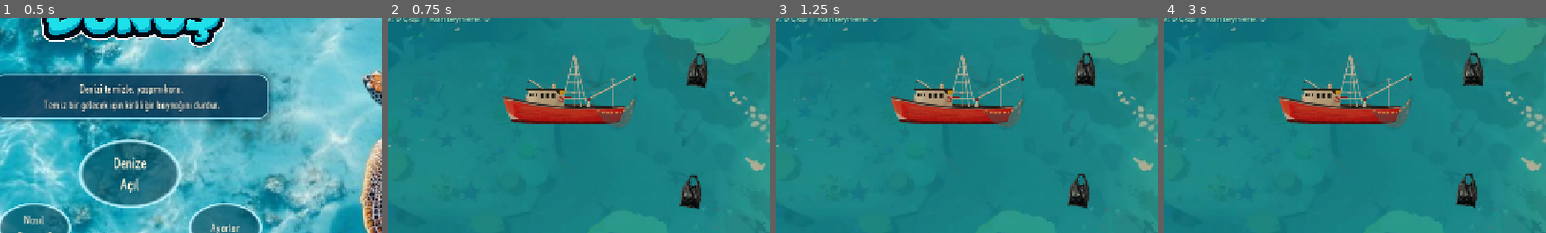
Above: before the commit, frames 1-4 (left to right).
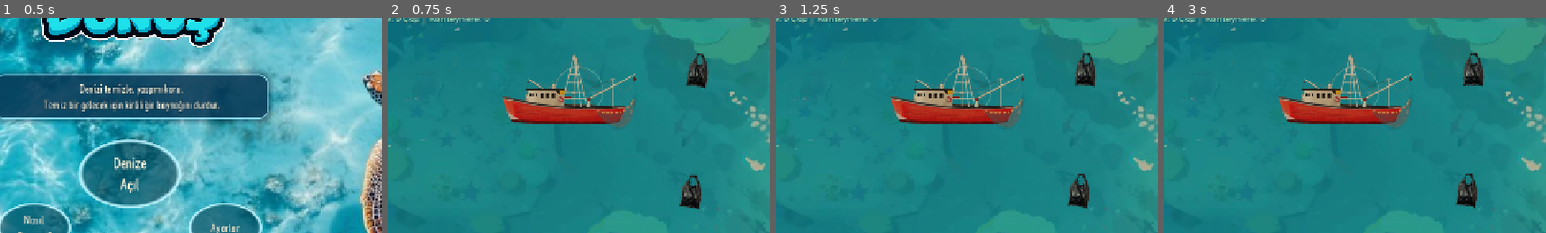
Above: after the commit, the same moments.

Repository: tubaiskol/Mavi-Donus-Hackathon-Team22
Game: Godot game, scene res://scenes/main_menu.tscn
Same seed, same stepped clock (60 frames per second), same inputs: the game is played once before the commit and once after it. The engine's default icon, where the game draws it, is replaced by a stand-in: a white triangle on a blue panel in a dark square.
Inputs:
- Up to frame 1 (0.5 s): no input
- Up to frame 2 (0.75 s): click "Denize Açıl" at 0.5 s
- Up to frame 3 (1.25 s): no input
- Up to frame 4 (3 s): click "⏸️ Duraklat (ESC)" at 1.25 s; click "📋 Görevler (G)" at 2 s; click "▶️ Devam Et" at 2.75 s
The pictures show only the part of the screen within x 6-56%, y 25-75%; the shares and areas given below are measured in that part.

Frame 1 is identical in both runs. In frame 2, 0.1% of the frame differs, in the area x 44-57%, y 22-41%; in frame 3, 0.1%; in frame 4, 0.1%.

Commit message:
çöp toplama alanı dairesel hale getirilip görsel halkayla eşitlendi

Diff:
--- a/scripts/boat.gd
+++ b/scripts/boat.gd
@@ -8,8 +8,7 @@
 const RED_BOAT_TEX := preload("res://assets/red_boat.png")
 const BLUE_BOAT_TEX := preload("res://assets/blue_boat.png")
 
-var sprite_outline := PackedVector2Array()
-var pickup_polygon := ConvexPolygonShape2D.new()
+var pickup_circle := CircleShape2D.new()
 
 @onready var sprite: Sprite2D = $Sprite2D
 @onready var pickup_area: Area2D = $PickupArea
@@ -17,11 +16,12 @@
 
 
 func _ready() -> void:
-	pickup_shape.shape = pickup_polygon
+	pickup_shape.shape = pickup_circle
 	pickup_shape.transform = Transform2D.IDENTITY
 
 	GameState.boat_changed.connect(_on_boat_changed)
 	_apply_boat_texture(GameState.selected_boat)
+	_update_pickup_shape()
 
 
 func _on_boat_changed(boat_id: String) -> void:
@@ -51,7 +51,6 @@
 			sprite.scale = Vector2.ONE
 			sprite.self_modulate = Color.WHITE
 
-	sprite_outline = _get_sprite_outline()
 	_update_pickup_shape()
 	queue_redraw()
 
@@ -120,11 +119,9 @@
 
 
 func _draw() -> void:
-	# Geniş Ağ veya yeni gemi alındığında su yüzeyinde hafif toplama halkası göster.
-	var extra_radius := maxf(GameState.pickup_radius - BASE_PICKUP_RADIUS, 0.0)
-	if extra_radius > 0.0:
-		var ring_color := Color(0.65, 0.95, 1.0, 0.28) if not GameState.has_solar else Color(0.55, 1.0, 0.78, 0.34)
-		draw_arc(Vector2.ZERO, 95.0 + extra_radius, 0.0, TAU, 48, ring_color, 2.2)
+	# Su yüzeyindeki toplama / ağ alanını net olarak göster
+	var ring_color := Color(0.65, 0.95, 1.0, 0.35) if not GameState.has_solar else Color(0.55, 1.0, 0.78, 0.40)
+	draw_arc(Vector2.ZERO, GameState.pickup_radius, 0.0, TAU, 48, ring_color, 2.5)
 
 	# Teknenin üzerinde taşınan ve konteynere götürülebilecek çöp sayısını göster
 	if GameState.carried_trash > 0:
@@ -143,85 +140,6 @@
 			)
 
 
-func _get_sprite_outline() -> PackedVector2Array:
-	var rect := sprite.get_rect()
-	var fallback := PackedVector2Array([
-		rect.position,
-		Vector2(rect.end.x, rect.position.y),
-		rect.end,
-		Vector2(rect.position.x, rect.end.y)
-	])
-
-	if sprite.texture == null:
-		return fallback
-
-	var image := sprite.texture.get_image()
-	if image == null:
-		return fallback
-
-	if image.is_compressed():
-		if image.decompress() != OK:
-			return fallback
-
-	# PNG'nin şeffaf boşluklarını toplama alanına katma.
-	var bitmap := BitMap.new()
-	bitmap.create_from_image_alpha(image, 0.1)
-
-	var polygons := bitmap.opaque_to_polygons(
-		Rect2i(Vector2i.ZERO, image.get_size()),
-		2.0
-	)
-
-	var points := PackedVector2Array()
-	var image_size := Vector2(image.get_size())
-
-	for polygon in polygons:
-		for pixel in polygon:
-			var uv := pixel / image_size
-
-			if sprite.flip_h:
-				uv.x = 1.0 - uv.x
-			if sprite.flip_v:
-				uv.y = 1.0 - uv.y
-
-			points.append(rect.position + uv * rect.size)
-
-	if points.size() < 3:
-		return fallback
-
-	return Geometry2D.convex_hull(points)
-
-
 func _update_pickup_shape() -> void:
-	# Görselin konum, boyut ve dönüşünü toplama alanına aktar.
-	var relative_transform := (
-		pickup_area.global_transform.affine_inverse()
-		* sprite.global_transform
-	)
-
-	var points := PackedVector2Array()
-	for point in sprite_outline:
-		points.append(relative_transform * point)
-
-	points = Geometry2D.convex_hull(points)
-
-	# convex_hull son noktada ilk noktayı tekrarlar.
-	if points.size() > 1:
-		points.remove_at(points.size() - 1)
-
-	# Geniş Ağ veya yeni gemi satın alındığında dış sınıra ek mesafe ekle.
-	var extra_radius := maxf(
-		GameState.pickup_radius - BASE_PICKUP_RADIUS,
-		0.0
-	)
-
-	if extra_radius > 0.0:
-		var expanded := Geometry2D.offset_polygon(
-			points,
-			extra_radius,
-			Geometry2D.JOIN_ROUND
-		)
-		if not expanded.is_empty():
-			points = expanded[0]
-
-	pickup_polygon.points = points
+	if pickup_circle:
+		pickup_circle.radius = GameState.pickup_radius
